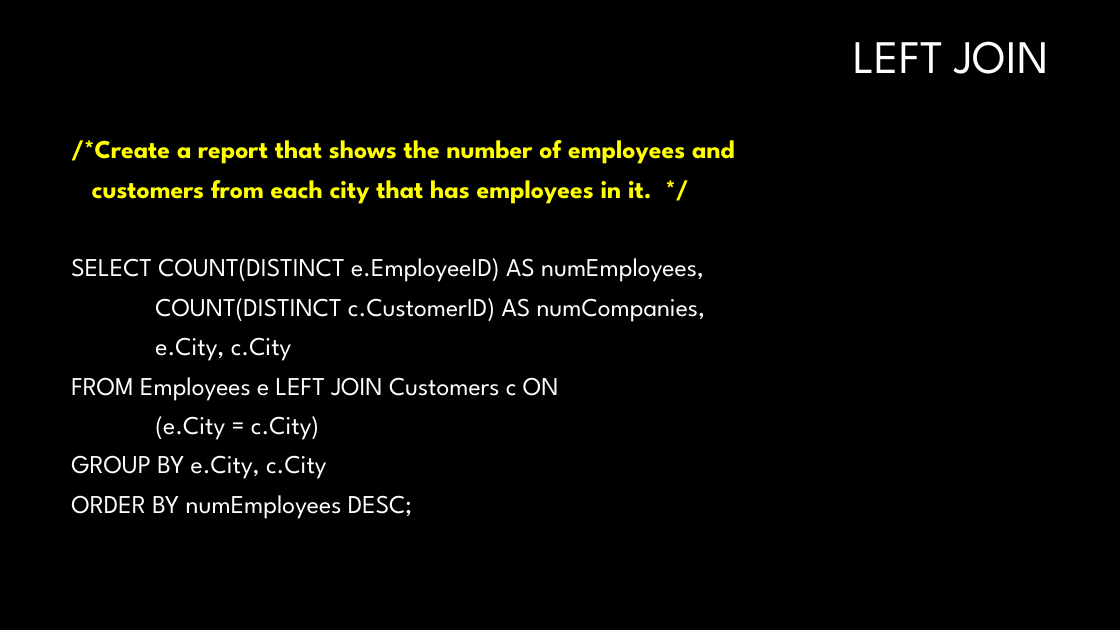
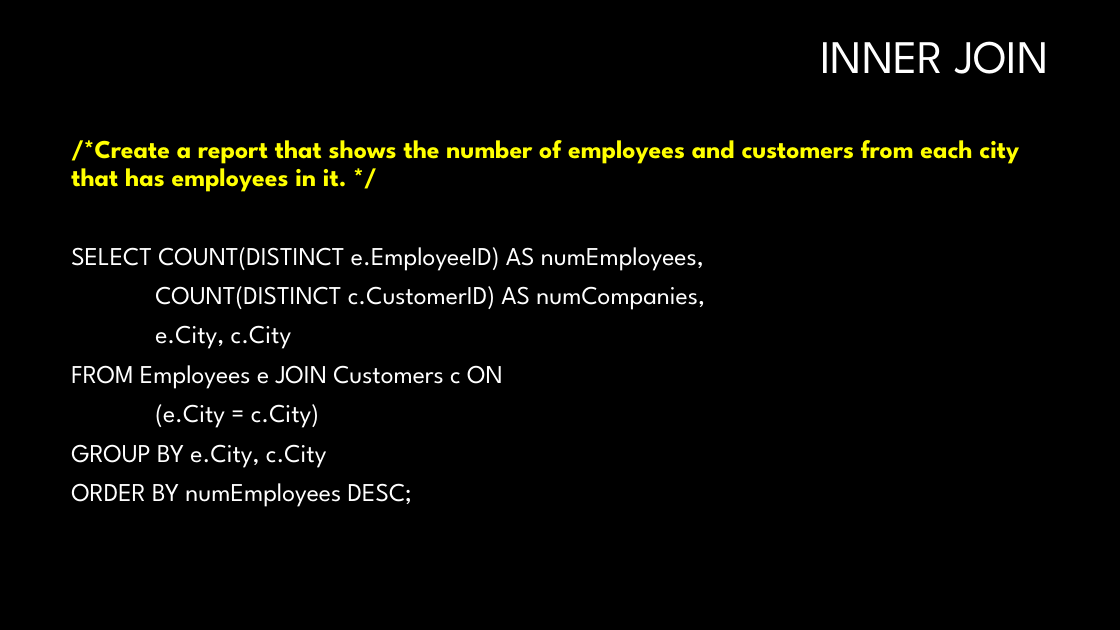
Before and after one commit to VKRISHNANB/postgres, a slide deck: slide 42 of slides/2psql1.pptx (slide 43 before the commit). Drawn at 1120x630 pixels with LibreOffice and Linux fonts; fonts in the diff are those of the drawing; background and template pictures are left out. Boxes give left, top, right and bottom in pixels: in the first picture for what was removed or moved away, otherwise in the second. Text is boxed around its words. In the diff, an @@ line names an element or a change of style, - is before the commit and + after.

```diff
--- a/slides/2psql1.pptx
+++ b/slides/2psql1.pptx
@@ text at (x1=820, y1=41, x2=1049, y2=74): text changed @@
-LEFT JOIN
+INNER JOIN
@@ text at (x1=71, y1=140, x2=1019, y2=192): text changed @@
-/*Create a report that shows the number of employees and
-customers from each city that has employees in it. */
+/*Create a report that shows the number of employees and customers from each city that has employees in it. */
@@ text at (x1=71, y1=365, x2=503, y2=389): text changed @@
-FROM Employees e LEFT JOIN Customers c ON
+FROM Employees e JOIN Customers c ON
```
Also in this commit, not shown: 23 other slides changed, 1 other file.
